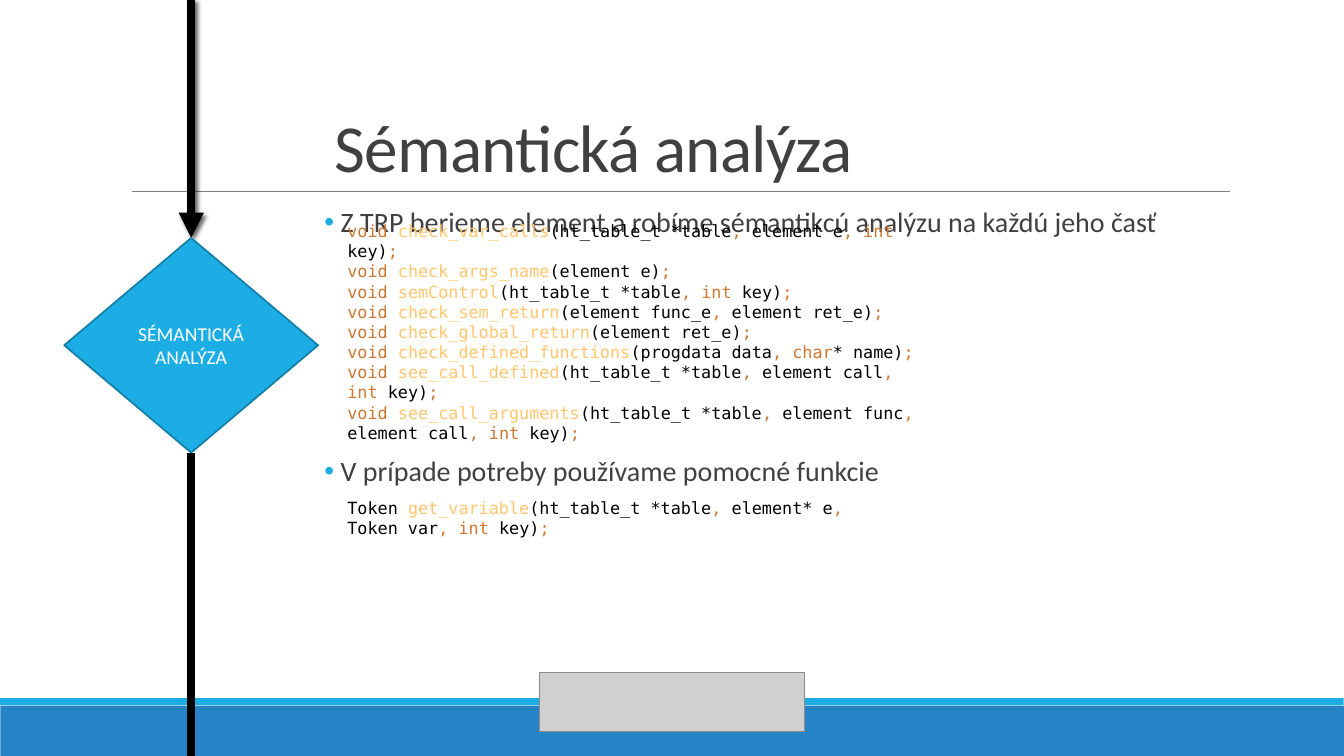
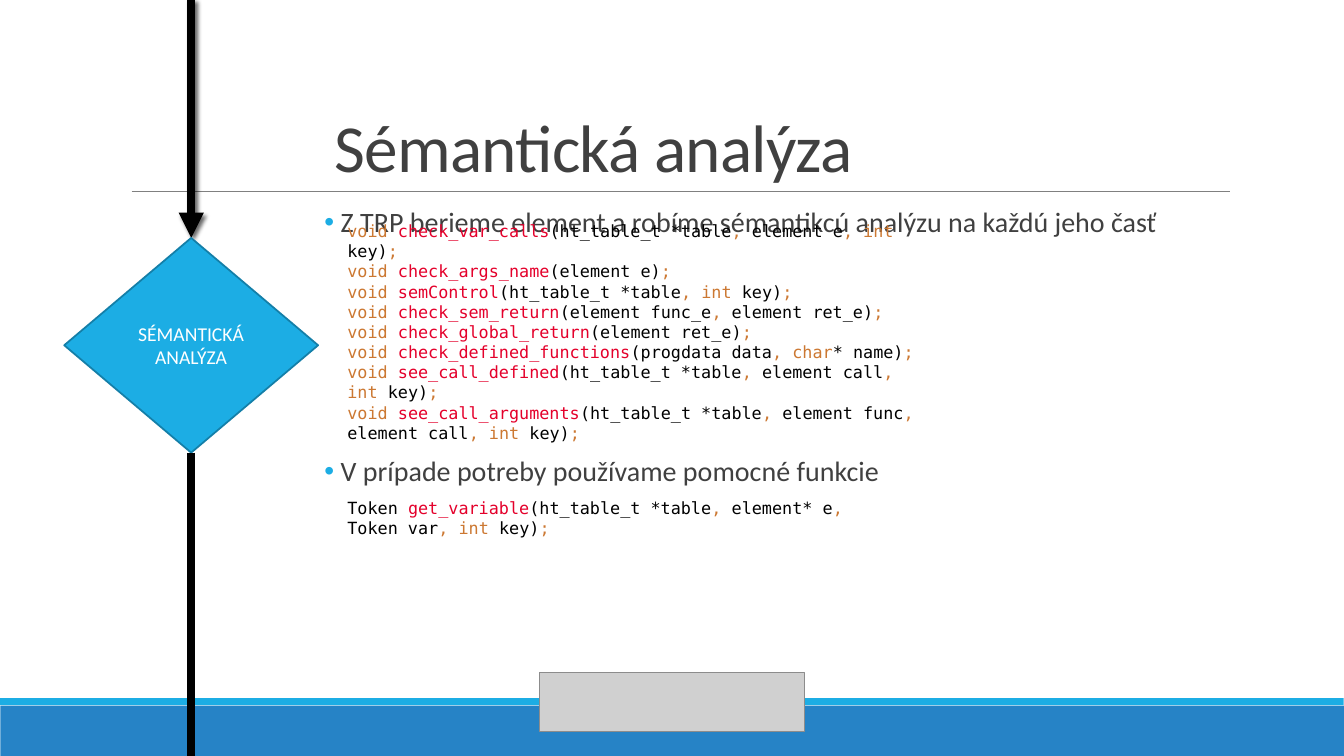
Before and after one commit to MoZZrello/IFJ-Project-2022, a slide deck: slide 12 of docs/IFJ PROJEKT - VARIANTA TRP.pptx. Drawn at 1344x756 pixels with LibreOffice and Linux fonts; fonts in the diff are those of the drawing; grey boxes stand for pictures. Boxes give left, top, right and bottom in pixels: in the first picture for what was removed or moved away, otherwise in the second. Text is boxed around its words. In the diff, an @@ line names an element or a change of style, - is before the commit and + after.

Commit message:
Updated colors

```diff
--- a/docs/IFJ PROJEKT - VARIANTA TRP.pptx
+++ b/docs/IFJ PROJEKT - VARIANTA TRP.pptx
@@ text "void check_var_calls(ht_table_t *table, element e, ..." at (347,224,914,443): text colour #FFC66D to #E4002B in "check_var_calls(ht_table_t check_args_name(element semContro ..." @@
@@ text "Token get_variable(ht_table_t *table, element* e, ..." at (347,501,843,538): text colour #FFC66D to #E4002B in "get_variable(ht_table_t" @@
```
Also in this commit, not shown: 6 other slides changed.
